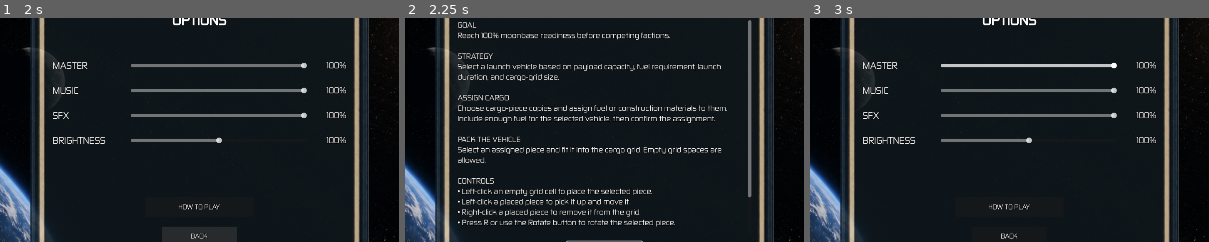
Above: before the commit, frames 1-3 (left to right).
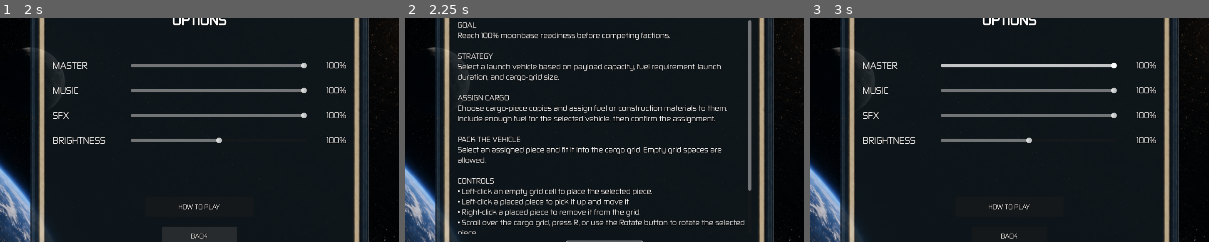
Above: after the commit, the same moments.

Repository: Geopardi00/ProjectDysonSwarm
Game: Godot game, scene res://scenes/ui/OptionsScreen.tscn
Two runs of this game, one before a commit and one after it. Both use one fixed random seed, a clock stepped at 60 frames per second and the inputs below. This scene is started directly instead of the project's main scene.
Inputs (mouse positions are % of the whole screen's width and height, from its top left):
- Up to frame 1 (2 s): tap Enter at 0.5 s; move the mouse to (72, 45) at 0.52 s; tap R at 0.6 s; click (72, 45) at 0.67 s; click "BACK" at 1.25 s
- Up to frame 2 (2.25 s): click "HOW TO PLAY" at 2 s
- Up to frame 3 (3 s): click "BACK" at 2.75 s
The pictures show only the part of the screen within x 25-75%, y 28-78%; the shares and areas given below are measured in that part.

Frame 1 is identical in both runs. In frame 2, 1.1% of the frame differs, in the area x 13-87%, y 76-97%; in frame 3, nothing differs.

Commit message:
Add mouse wheel cargo rotation

Diff:
--- a/scenes/ui/CargoGridView.gd
+++ b/scenes/ui/CargoGridView.gd
@@ -2,6 +2,7 @@
 class_name CargoGridView
 
 signal grid_cell_clicked(cell: Vector2i, mouse_button: int)
+signal piece_rotation_requested(direction: int)
 
 const MATERIAL_TINTS := {
 	"fuel": Color("#E8452E"),
@@ -80,6 +81,14 @@
 	if event is InputEventMouseMotion:
 		queue_redraw()
 	if event is InputEventMouseButton and event.pressed:
+		if event.button_index == MOUSE_BUTTON_WHEEL_UP:
+			piece_rotation_requested.emit(1)
+			accept_event()
+			return
+		if event.button_index == MOUSE_BUTTON_WHEEL_DOWN:
+			piece_rotation_requested.emit(-1)
+			accept_event()
+			return
 		var cell := _position_to_cell(event.position)
 		if _is_cell_in_grid(cell):
 			grid_cell_clicked.emit(cell, event.button_index)
--- a/scenes/ui/CargoHoldPanel.gd
+++ b/scenes/ui/CargoHoldPanel.gd
@@ -2,6 +2,7 @@
 class_name CargoHoldPanel
 
 signal grid_cell_clicked(cell: Vector2i, mouse_button: int)
+signal piece_rotation_requested(direction: int)
 
 const BIG_ROCKET_PANEL := preload("res://assets/ui/panels/panel_cargo_hold.png")
 const SHUTTLE_PANEL := preload("res://assets/ui/panels/panel_cargo_hold_shuttle.png")
@@ -25,6 +26,7 @@
 
 func _ready() -> void:
 	grid_overlay.grid_cell_clicked.connect(_on_grid_cell_clicked)
+	grid_overlay.piece_rotation_requested.connect(_on_piece_rotation_requested)
 	grid_overlay.debug_draw_grid = debug_draw_grid
 	grid_overlay.fixed_cell_size = ART_CELL_SIZE
 
@@ -56,6 +58,10 @@
 	grid_cell_clicked.emit(cell, mouse_button)
 
 
+func _on_piece_rotation_requested(direction: int) -> void:
+	piece_rotation_requested.emit(direction)
+
+
 func _resolve_vehicle_id(next_vehicle_id: String) -> String:
 	if not next_vehicle_id.is_empty():
 		return next_vehicle_id
--- a/scenes/ui/CargoLoadingScreen.gd
+++ b/scenes/ui/CargoLoadingScreen.gd
@@ -433,6 +433,7 @@
 	%ClearButton.pressed.connect(_on_clear_placements_pressed)
 	launch_button.pressed.connect(_queue_button_navigation.bind(_on_launch_pressed))
 	packing_grid_view.grid_cell_clicked.connect(_on_grid_cell_clicked)
+	packing_grid_view.piece_rotation_requested.connect(_rotate_selected_piece)
 
 	meter_sets.clear()
 	_register_meter_block(%AssignmentMeters)
@@ -1120,10 +1121,10 @@
 	_refresh()
 
 
-func _rotate_selected_piece() -> void:
+func _rotate_selected_piece(direction: int = 1) -> void:
 	if selected_piece_id == "":
 		return
-	selected_rotation = (selected_rotation + 90) % 360
+	selected_rotation = (selected_rotation + direction * 90 + 360) % 360
 	packing_status_text = "Rotation set to %d." % selected_rotation
 	_refresh()
 
--- a/scenes/ui/OptionsScreen.tscn
+++ b/scenes/ui/OptionsScreen.tscn
@@ -243,7 +243,7 @@
 layout_mode = 2
 size_flags_horizontal = 3
 theme_override_font_sizes/font_size = 18
-text = "GOAL\nReach 100% moonbase readiness before competing …(560 unchanged characters)… ed piece to remove it from the grid.\n• Press R or use the Rotate button to rotate the  …(222 unchanged characters)…
+text = "GOAL\nReach 100% moonbase readiness before competing …(560 unchanged characters)… ed piece to remove it from the grid.\n• Scroll over the cargo grid, press R, or use the Rotate button to rotate the  …(222 unchanged characters)…
 autowrap_mode = 3
 
 [node name="InstructionsBackButton" type="Button" parent="PanelCenter/Panel/ContentMargin/InstructionsPage"]
--- a/scripts/tests/CargoUiSmokeTest.gd
+++ b/scripts/tests/CargoUiSmokeTest.gd
@@ -294,6 +294,25 @@
 	if screen.selected_rotation != 90:
 		_fail("Cargo screen did not rotate selected piece before placement.")
 		return
+	var wheel_down := InputEventMouseButton.new()
+	wheel_down.button_index = MOUSE_BUTTON_WHEEL_DOWN
+	wheel_down.pressed = true
+	screen.packing_grid_view.grid_overlay._gui_input(wheel_down)
+	if screen.selected_rotation != 0:
+		_fail("Mouse wheel did not rotate the selected piece counterclockwise.")
+		return
+	screen.packing_grid_view.grid_overlay._gui_input(wheel_down)
+	if screen.selected_rotation != 270:
+		_fail("Counterclockwise mouse-wheel rotation did not wrap to 270 degrees.")
+		return
+	var wheel_up := InputEventMouseButton.new()
+	wheel_up.button_index = MOUSE_BUTTON_WHEEL_UP
+	wheel_up.pressed = true
+	screen.packing_grid_view.grid_overlay._gui_input(wheel_up)
+	screen.packing_grid_view.grid_overlay._gui_input(wheel_up)
+	if screen.selected_rotation != 90:
+		_fail("Mouse wheel did not rotate the selected piece clockwise.")
+		return
 	if screen.packing_selected_material_preview.texture.resource_path != fuel_preview_path:
 		_fail("Rotating a piece changed its selected-material icon.")
 		return
Not shown, changed: DESIGN_V1.md
Not shown, changed: state_of_game.md
